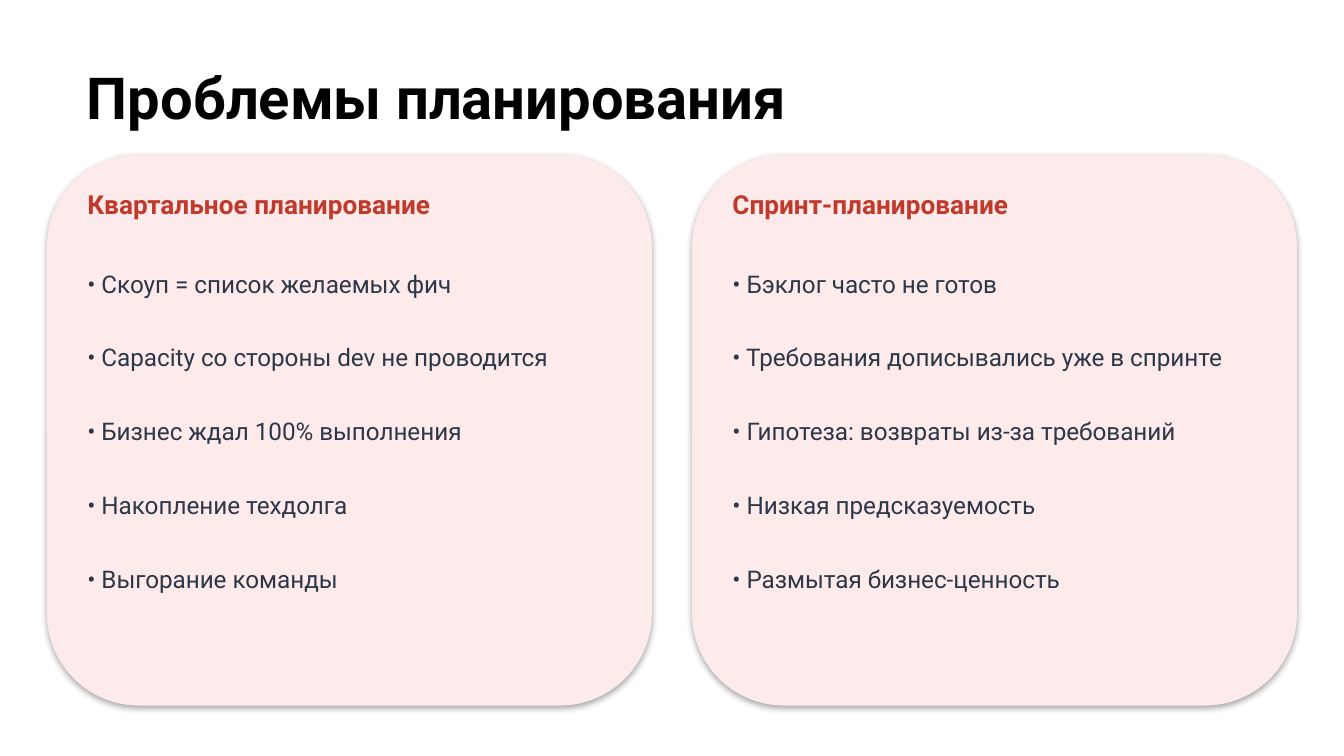
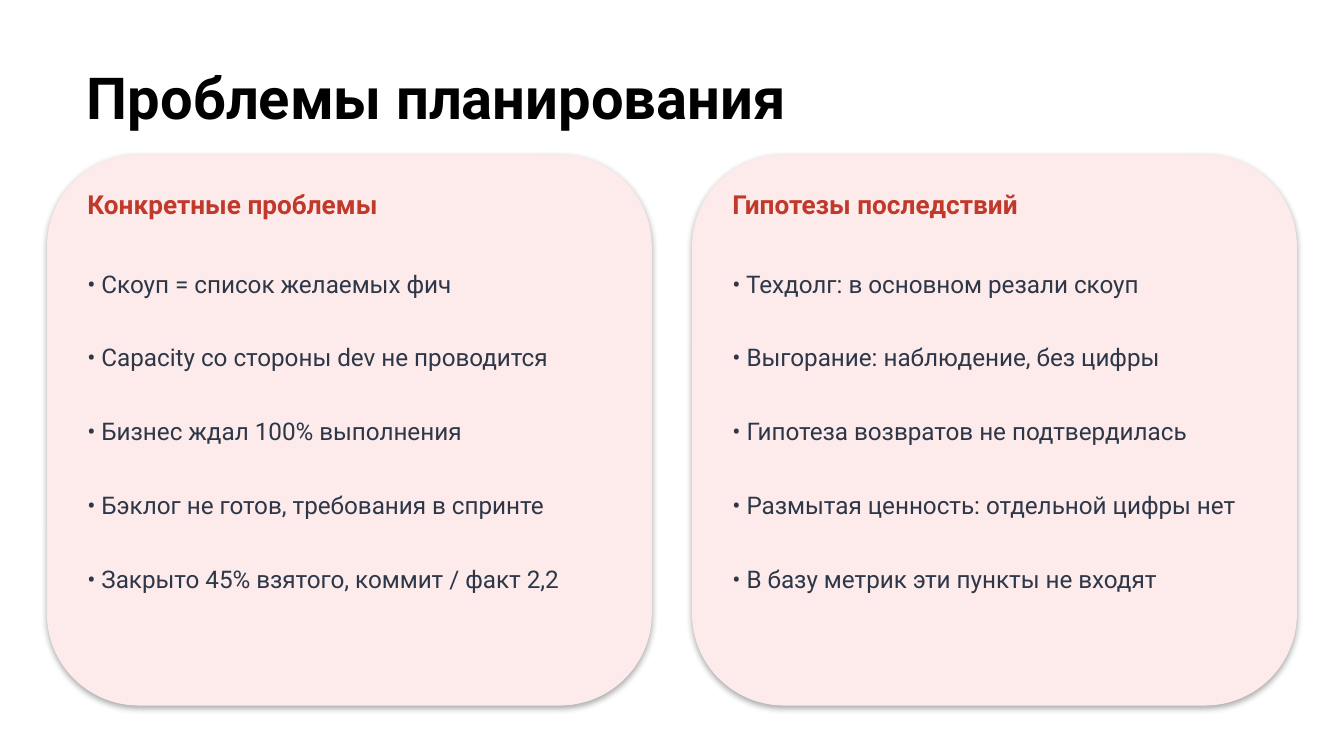
Before and after one commit to camelot270/otus_work, a slide deck: slide 7 of docs/Защита проекта. Петров Н.И..pptx. Drawn at 1344x756 pixels with LibreOffice and Linux fonts; fonts in the diff are those of the drawing; background and template pictures are left out. Boxes give left, top, right and bottom in pixels: in the first picture for what was removed or moved away, otherwise in the second. Text is boxed around its words. In the diff, an @@ line names an element or a change of style, - is before the commit and + after.

```diff
--- a/docs/Защита проекта. Петров Н.И..pptx
+++ b/docs/Защита проекта. Петров Н.И..pptx
@@ text at <box>87,194,378,220</box>: text changed @@
-Квартальное планирование
+Конкретные проблемы
@@ text at <box>732,194,1017,218</box>: text changed @@
-Спринт-планирование
+Гипотезы последствий
@@ text at <box>746,275,1139,298</box>: text changed @@
-• Бэклог часто не готов
+• Техдолг: в основном резали скоуп
@@ text at <box>747,347,1159,371</box>: text changed @@
-• Требования дописывались уже в спринте
+• Выгорание: наблюдение, без цифры
@@ text at <box>747,422,1187,445</box>: text changed @@
-• Гипотеза: возвраты из‑за требований
+• Гипотеза возвратов не подтвердилась
@@ text at <box>101,495,544,519</box>: text changed @@
-• Накопление техдолга
+• Бэклог не готов, требования в спринте
@@ text at <box>747,495,1235,519</box>: text changed @@
-• Низкая предсказуемость
+• Размытая ценность: отдельной цифры нет
@@ text at <box>101,569,559,593</box>: text changed @@
-• Выгорание команды
+• Закрыто 45% взятого, коммит / факт 2,2
@@ text at <box>747,569,1156,593</box>: text changed @@
-• Размытая бизнес-ценность
+• В базу метрик эти пункты не входят
```
